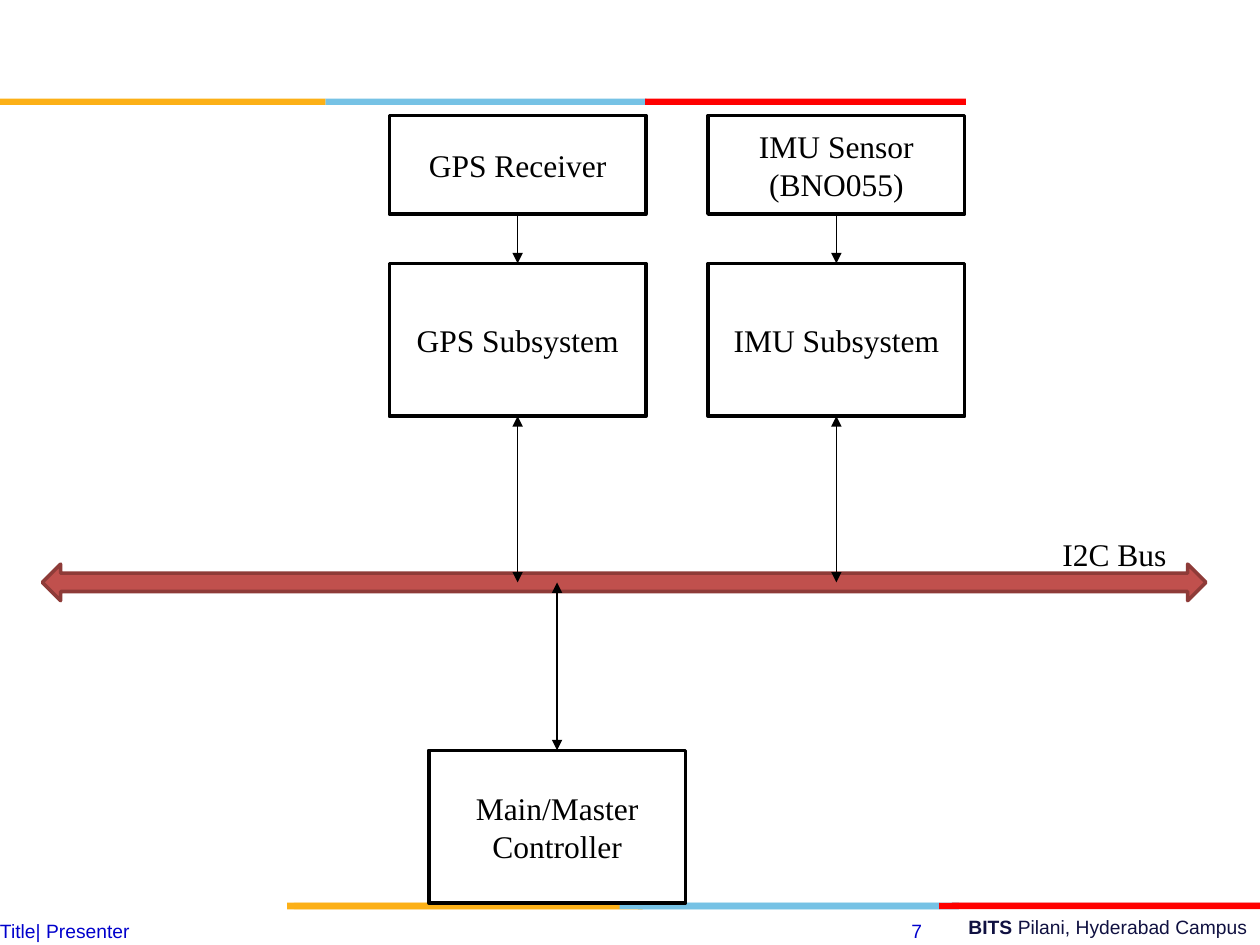
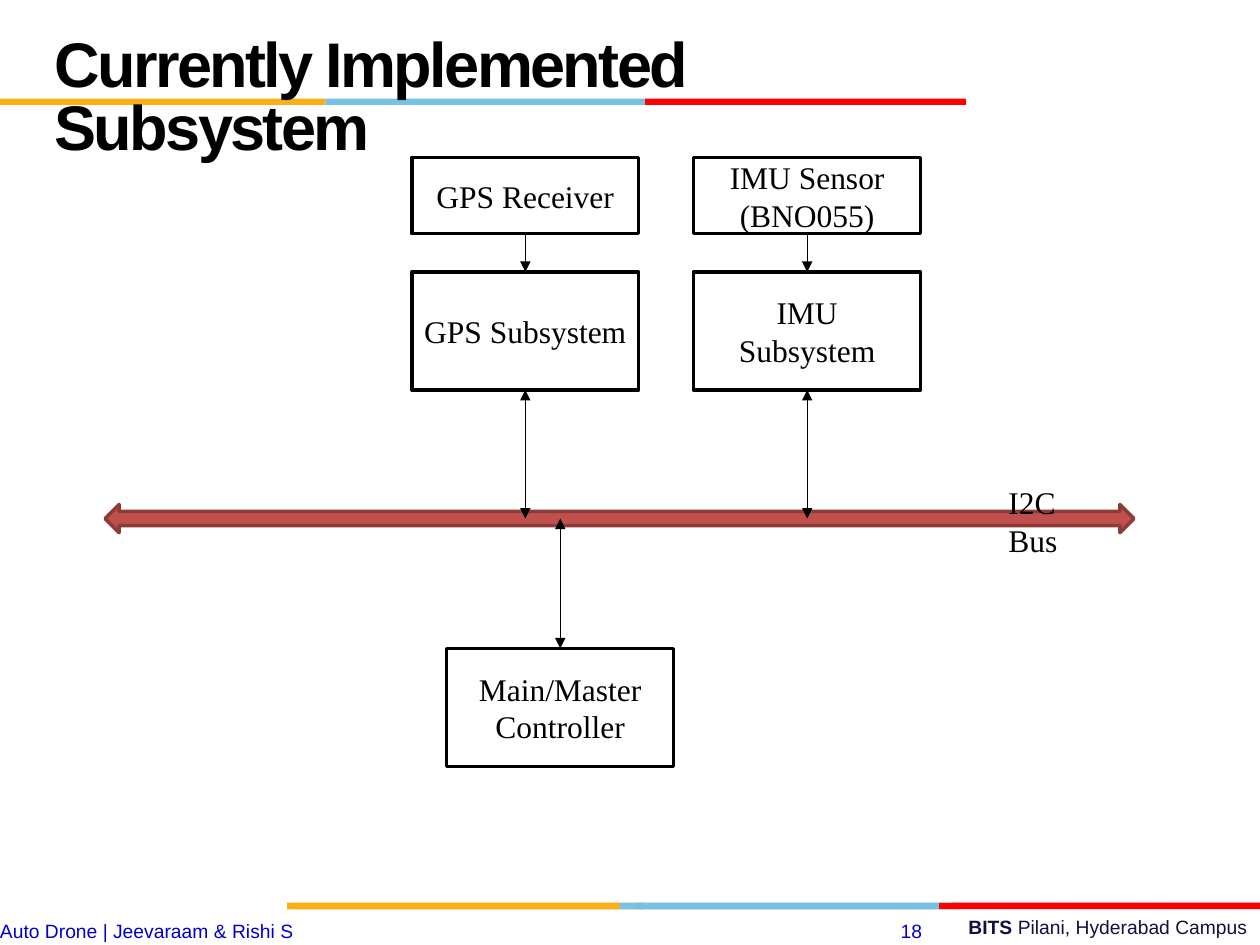
Before and after one commit to jeevaraam/AutoDrone, a slide deck: slide 18 of esd final.pptx (slide 7 before the commit). Drawn at 1260x945 pixels with LibreOffice and Linux fonts; fonts in the diff are those of the drawing; background and template pictures are left out. Boxes give left, top, right and bottom in pixels: in the first picture for what was removed or moved away, otherwise in the second. Text is boxed around its words. In the diff, an @@ line names an element or a change of style, - is before the commit and + after.

```diff
--- a/esd final.pptx
+++ b/esd final.pptx
@@ text added at (55,41,688,161), 36 pt, text #000000, bold @@
+Currently Implemented Subsystem
@@ rectangle "GPS Receiver": place and size @@
-rectangle "GPS Receiver" at (389,116,646,214)
+rectangle "GPS Receiver" at (412,158,639,234)
@@ rectangle "IMU Sensor (BNO055)": place and size @@
-rectangle "IMU Sensor (BNO055)" at (708,116,965,214)
+rectangle "IMU Sensor (BNO055)" at (694,158,921,234)
@@ arrow moved from (518, 214) - (518, 263) to (525, 234) - (525, 272) @@
@@ arrow moved from (837, 214) - (837, 263) to (808, 234) - (808, 272) @@
@@ rectangle "GPS Subsystem": place and size @@
-rectangle "GPS Subsystem" at (389,263,646,416)
+rectangle "GPS Subsystem" at (412,272,639,391)
@@ rectangle "IMU Subsystem": place and size @@
-rectangle "IMU Subsystem" at (708,263,965,416)
+rectangle "IMU Subsystem" at (694,272,921,391)
@@ double arrow moved from (518, 416) - (518, 582) to (525, 391) - (525, 519) @@
@@ double arrow moved from (837, 416) - (837, 582) to (808, 391) - (808, 519) @@
@@ text "I2C Bus" rewrapped from (1062,545,1166,573) to (1008,490,1057,553) @@
@@ left right arrow: place and size @@
-left right arrow at (43,564,1207,601)
+left right arrow at (105,504,1134,532)
@@ double arrow moved from (557, 750) - (557, 582) to (561, 649) - (561, 519) @@
@@ rectangle "Main/Master Controller": place and size @@
-rectangle "Main/Master Controller" at (428,750,685,902)
+rectangle "Main/Master Controller" at (447,649,674,767)
@@ text at (0,924,293,939): text changed @@
-Title| Presenter
+Auto Drone | Jeevaraam & Rishi S
@@ page number at (901,924,922,938): text changed @@
-7
+18
```
Also in this commit, not shown: 10 other slides changed, 10 slides added, 2 slides removed.
